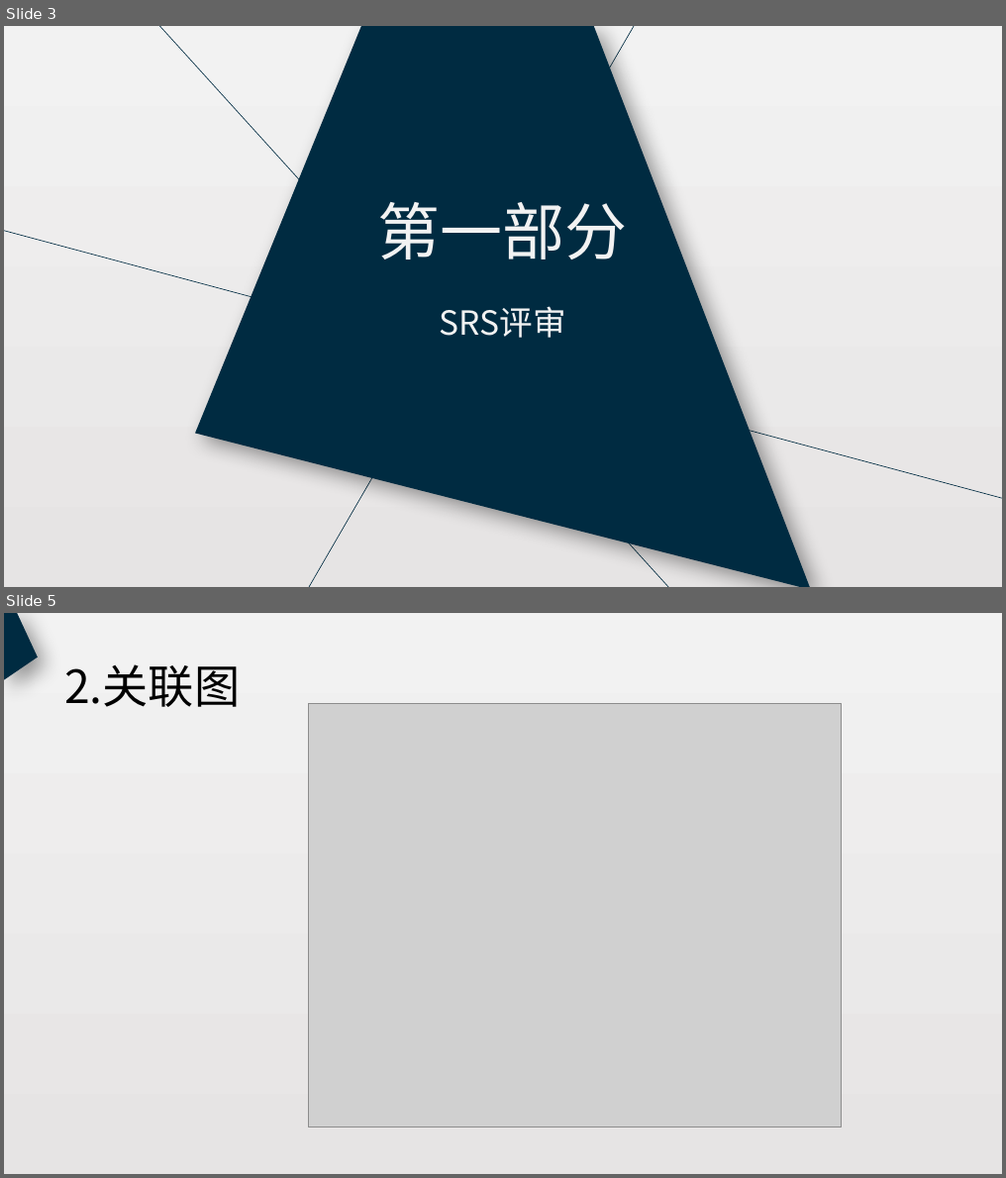
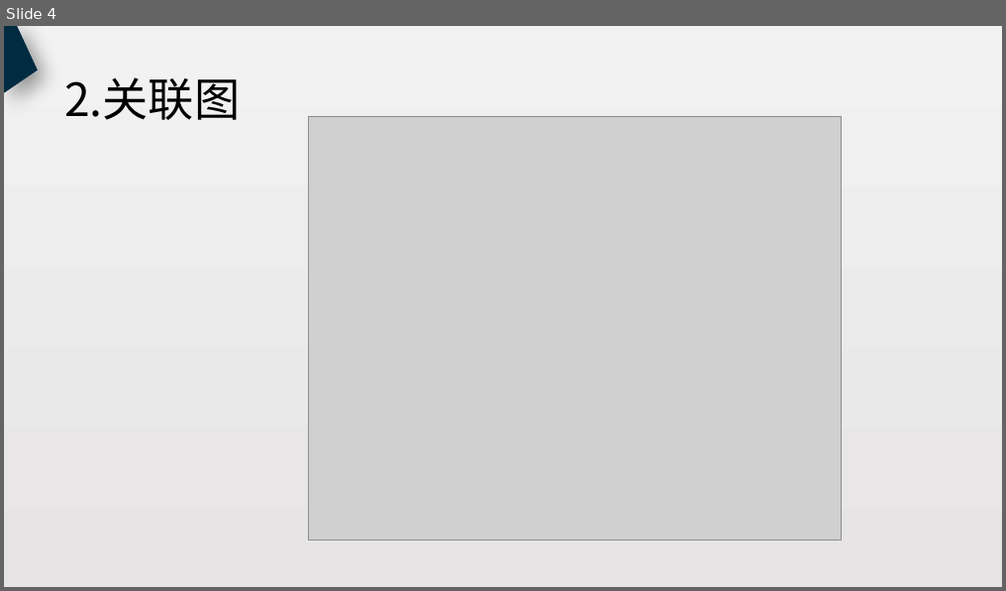
Before and after one commit to PRD2018-G18/PRD2018, a slide deck: 非受控文档/过程文档/SRS.pptx. Shown one above the other, each under a label of ours: slides 3 and 5 before the commit, slide 4 after it; the slides between them are not shown. The pictures are 1006x1178 and 1006x591 pixels, drawn with LibreOffice and Linux fonts; fonts in the diff are those of the drawing; grey boxes stand for pictures. Boxes give left, top, right and bottom in pixels: in the first picture for what was removed or moved away, otherwise in the second. Text is boxed around its words. In the diff, an @@ line names an element or a change of style, - is before the commit and + after.

```diff
--- a/非受控文档/过程文档/SRS.pptx
+++ b/非受控文档/过程文档/SRS.pptx
@@ slide 3 removed at [4, 26, 1002, 587], background gradient #F2F2F2 to #E6E4E4 @@
@@ line removed from (671, 587) to (159, 26) @@
@@ freeform shape removed at [195, 26, 811, 587] @@
@@ line removed from (643, 26) to (309, 587) @@
@@ text removed at [378, 202, 628, 260] @@
-第一部分
@@ line removed from (4, 230) to (1002, 498) @@
@@ text removed at [440, 306, 566, 338] @@
-SRS评审
@@ what was slide 5 is now slide 4 @@
```
Also in this commit, not shown: 17 slides changed, 1 slide added, 2 other slides removed.
